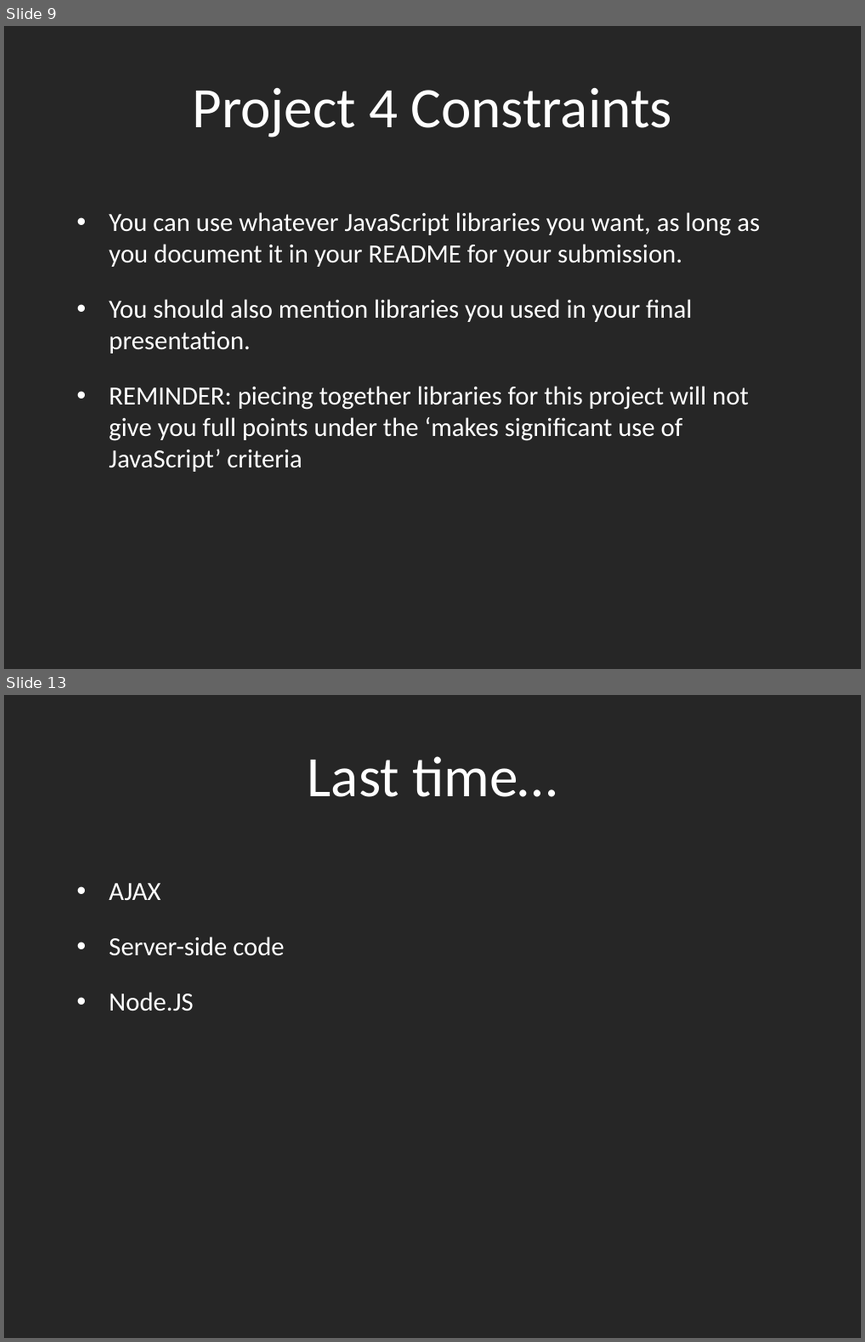
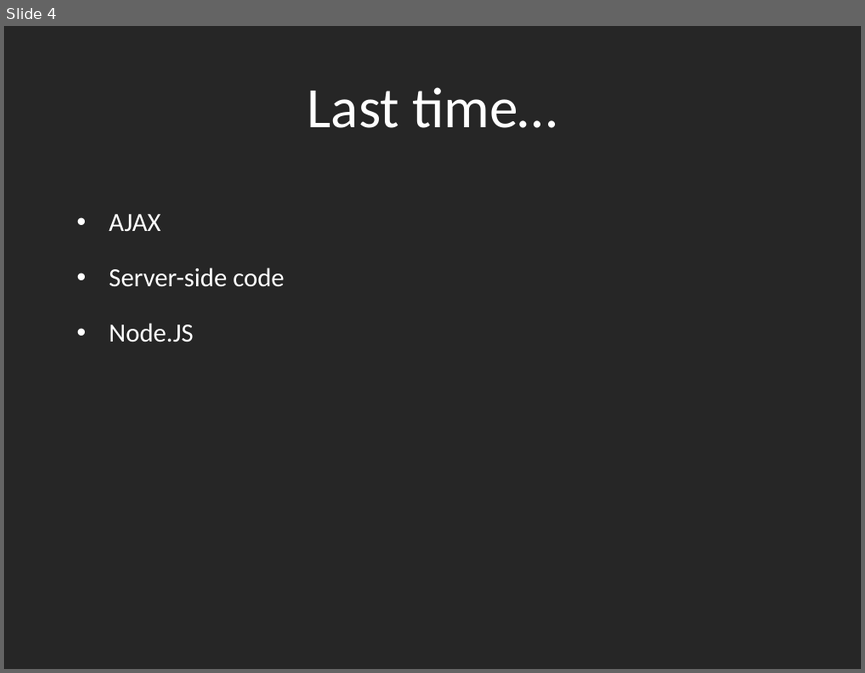
Before and after one commit to dantasse/ssuiweb2014, a slide deck: week09/week09.pptx. Shown one above the other, each under a label of ours: slides 9 and 13 before the commit, slide 4 after it; the slides between them are not shown. The pictures are 865x1342 and 865x673 pixels, drawn with LibreOffice and Linux fonts; fonts in the diff are those of the drawing. Boxes give left, top, right and bottom in pixels: in the first picture for what was removed or moved away, otherwise in the second. Text is boxed around its words. In the diff, an @@ line names an element or a change of style, - is before the commit and + after.

```diff
--- a/week09/week09.pptx
+++ b/week09/week09.pptx
@@ slide 9 removed at bbox=[4, 26, 861, 669], background #262626 @@
@@ title removed at bbox=[192, 88, 671, 137] @@
-Project 4 Constraints
@@ text removed at bbox=[109, 212, 760, 471] @@
-• You can use whatever JavaScript libraries you want, as long as you document it in your README for your submission.
-• You should also mention libraries you used in your final presentation.
-• REMINDER: piecing together libraries for this project will not give you full points under the ‘makes significant use of JavaScript’ criteria
@@ what was slide 13 is now slide 4 @@
```
Also in this commit, not shown: 3 slides changed, 32 slides added, 8 other slides removed.
